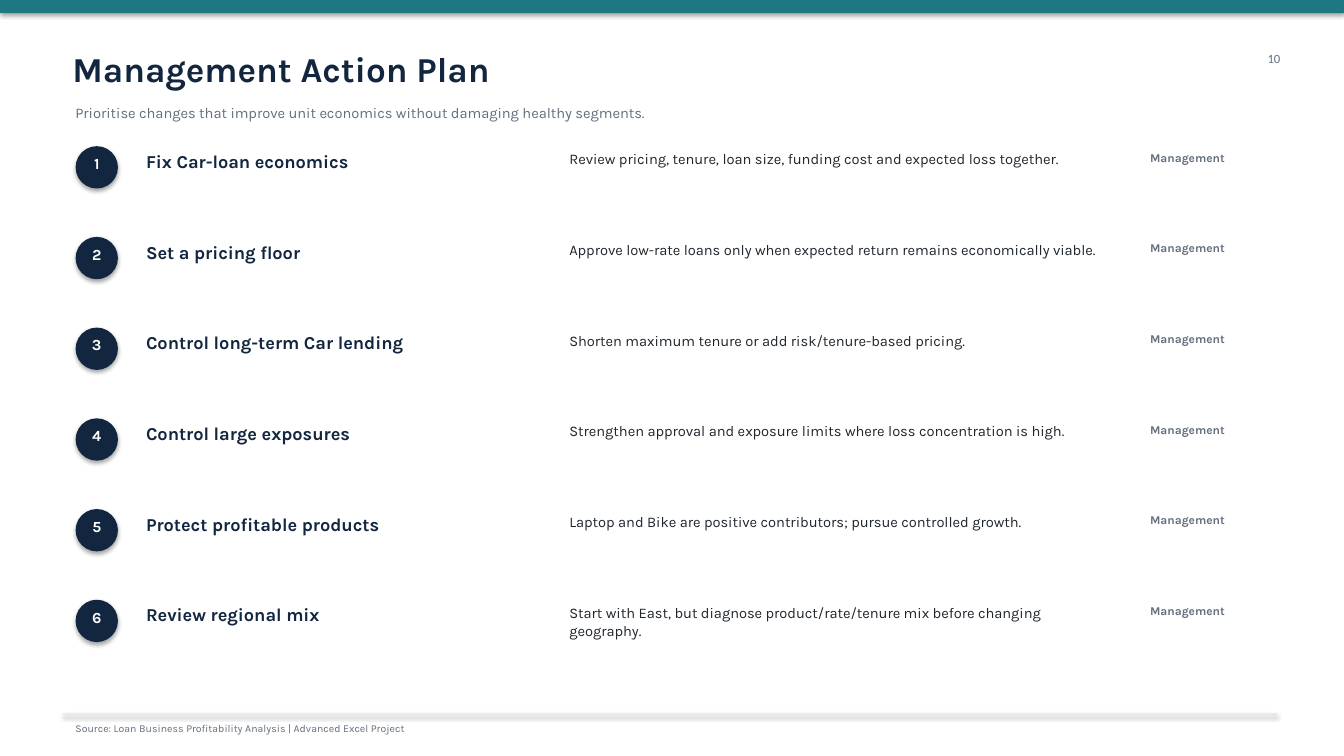
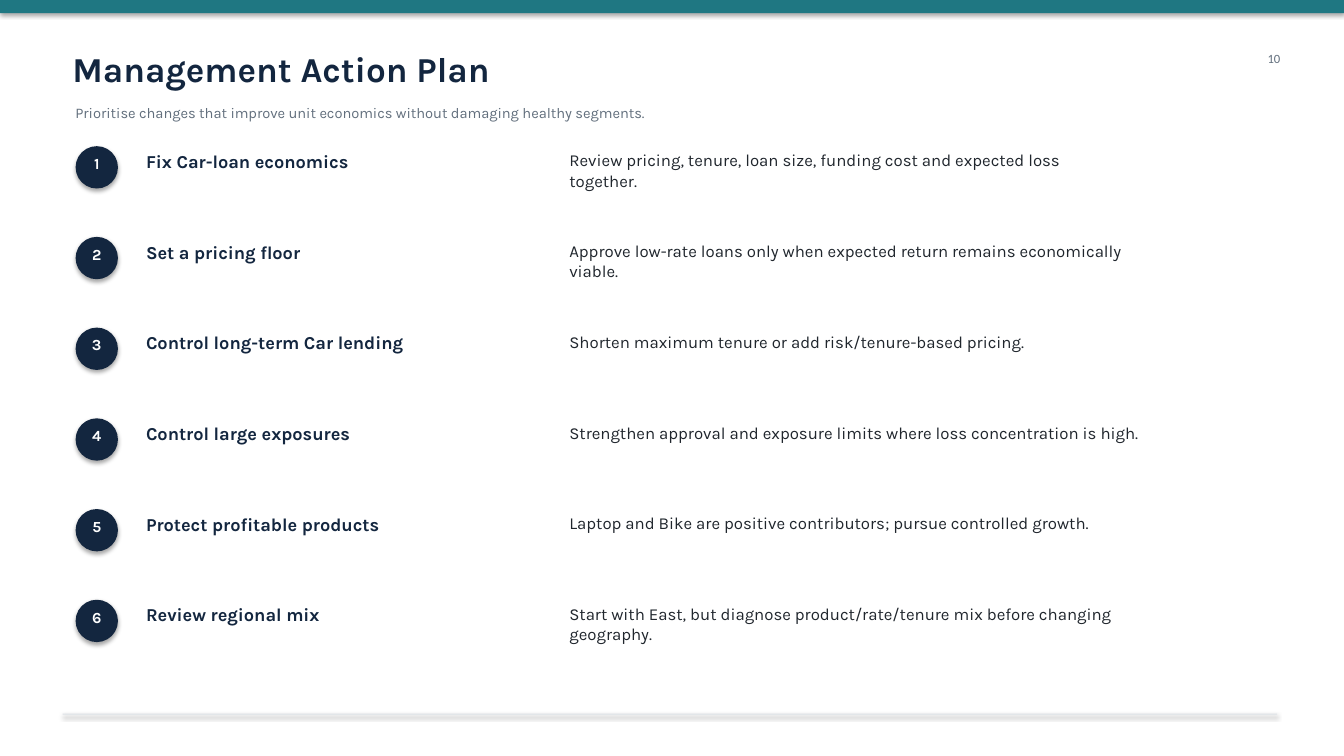
Before and after one commit to Tufanbera/Loan-Portfolio-Profitability-Risk-Analytics, a slide deck: slide 10 of Loan_Business_Profitability_Risk_Analysis.pptx. Drawn at 1344x756 pixels with LibreOffice and Linux fonts; fonts in the diff are those of the drawing. Boxes give left, top, right and bottom in pixels: in the first picture for what was removed or moved away, otherwise in the second. Text is boxed around its words. In the diff, an @@ line names an element or a change of style, - is before the commit and + after.

```diff
--- a/Loan_Business_Profitability_Risk_Analysis.pptx
+++ b/Loan_Business_Profitability_Risk_Analysis.pptx
@@ text removed at [1150,154,1225,165] @@
-Management
@@ text removed at [1150,244,1225,255] @@
-Management
@@ text removed at [1150,335,1225,346] @@
-Management
@@ size 10.5 to 12 pt in 6 elements at [569,154,1059,170], [569,335,1024,352], [569,517,1088,533], [569,245,1122,277], [569,607,1111,624], [569,427,1139,443] @@
@@ text removed at [1150,426,1225,437] @@
-Management
@@ text removed at [1150,516,1225,527] @@
-Management
@@ text removed at [1150,607,1225,618] @@
-Management
@@ text removed at [75,725,405,735] @@
-Source: Loan Business Profitability Analysis | Advanced Excel Project
```
Also in this commit, not shown: 10 other slides changed.
